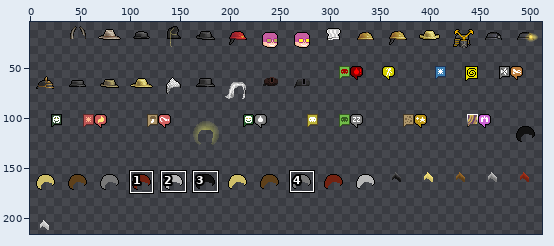
One commit to this sprite sheet: gfx/ChibiUltica/ChibiTall.png. Above, an overview of the earlier version with the close-up marked.
Close-up. Before the commit:
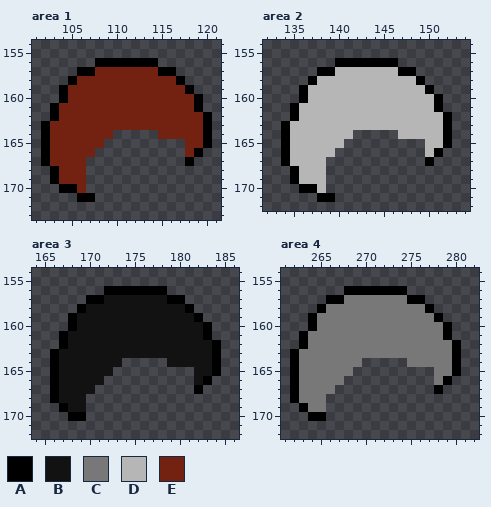
The file is 512x240 pixels. Pixels under 10% opacity are left out. Colours within 5 levels of each other are drawn and written as one. Shown: area 1: x 101..121, y 154..173; area 2: x 132..154, y 154..172; area 3: x 164..186, y 154..172; area 4: x 261..282, y 154..172. The wide view leaves out empty margins. The commit also changed other parts of the picture, which this record leaves out.
Palette (. is transparent): A #000000  B #121212  C #787878  D #b6b6b6  E #732211
Pixels before, area 1, first column x 102:
156 ......AAAAAAA......
157 ....AAEEEEEEEAA....
158 ...AEEEEEEEEEEEA...
159 ..AEEEEEEEEEEEEEA..
160 ..AEEEEEEEEEEEEEEA.
161 .AEEEEEEEEEEEEEEEA.
162 .AEEEEEEEEEEEEEEEEA
163 AEEEEEEEEEEEEEEEEEA
164 AEEEEEEE.....EEEEEA
165 AEEEEEE.........EEA
166 AEEEEE..........EA.
167 AEEEE...........A..
168 .AEEE..............
169 .AEEE..............
170 ..AAE..............
171 ....AA.............
Pixels before, area 2, first column x 134:
156 ......AAAAAAA......
157 ....AADDDDDDDAA....
158 ...ADDDDDDDDDDDA...
159 ..ADDDDDDDDDDDDDA..
160 ..ADDDDDDDDDDDDDDA.
161 .ADDDDDDDDDDDDDDDA.
162 .ADDDDDDDDDDDDDDDDA
163 ADDDDDDDDDDDDDDDDDA
164 ADDDDDDD.....DDDDDA
165 ADDDDDD.........DDA
166 ADDDDD..........DA.
167 ADDDD...........A..
168 .ADDD..............
169 .ADDD..............
170 ..AAD..............
171 ....AA.............
Pixels before, area 3, first column x 166:
156 ......AAAAAAA......
157 ....AABBBBBBBAA....
158 ...ABBBBBBBBBBBA...
159 ..ABBBBBBBBBBBBBA..
160 ..ABBBBBBBBBBBBBBA.
161 .ABBBBBBBBBBBBBBBA.
162 .ABBBBBBBBBBBBBBBBA
163 ABBBBBBBBBBBBBBBBBA
164 ABBBBBBB.....BBBBBA
165 ABBBBBB.........BBA
166 ABBBBB..........BA.
167 ABBBB...........A..
168 ABBB...............
169 .ABB...............
170 ..AA...............
Pixels before, area 4, first column x 262:
156 ......AAAAAAA......
157 ....AACCCCCCCAA....
158 ...ACCCCCCCCCCCA...
159 ..ACCCCCCCCCCCCCA..
160 ..ACCCCCCCCCCCCCCA.
161 .ACCCCCCCCCCCCCCCA.
162 .ACCCCCCCCCCCCCCCCA
163 ACCCCCCCCCCCCCCCCCA
164 ACCCCCCC.....CCCCCA
165 ACCCCCC.........CCA
166 ACCCCC..........CA.
167 ACCCC...........A..
168 ACCC...............
169 .ACC...............
170 ..AA...............
And afterwards:
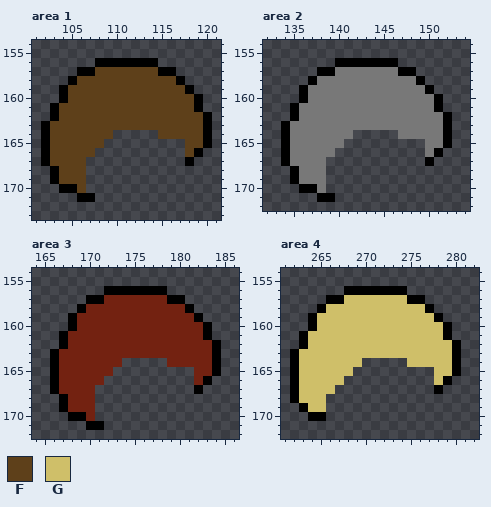
Colours new in this view: F #5e401a  G #cfbf69
From old to new:
Changed rows in their new state; - is an unchanged pixel.
Area 1:
first column x 103:
157 -----FFFFFFF-----
158 ---FFFFFFFFFFF---
159 --FFFFFFFFFFFFF--
160 --FFFFFFFFFFFFFF-
161 -FFFFFFFFFFFFFFF-
162 -FFFFFFFFFFFFFFFF
163 FFFFFFFFFFFFFFFFF
164 FFFFFFF-----FFFFF
165 FFFFFF---------FF
166 FFFFF----------F-
167 FFFF-------------
168 -FFF-------------
169 -FFF-------------
170 ---F-------------
Area 2:
first column x 135:
157 -----CCCCCCC-----
158 ---CCCCCCCCCCC---
159 --CCCCCCCCCCCCC--
160 --CCCCCCCCCCCCCC-
161 -CCCCCCCCCCCCCCC-
162 -CCCCCCCCCCCCCCCC
163 CCCCCCCCCCCCCCCCC
164 CCCCCCC-----CCCCC
165 CCCCCC---------CC
166 CCCCC----------C-
167 CCCC-------------
168 -CCC-------------
169 -CCC-------------
170 ---C-------------
Area 3:
first column x 166:
157 ------EEEEEEE-----
158 ----EEEEEEEEEEE---
159 ---EEEEEEEEEEEEE--
160 ---EEEEEEEEEEEEEE-
161 --EEEEEEEEEEEEEEE-
162 --EEEEEEEEEEEEEEEE
163 -EEEEEEEEEEEEEEEEE
164 -EEEEEEE-----EEEEE
165 -EEEEEE---------EE
166 -EEEEE----------E-
167 -EEEE-------------
168 .AEEE-------------
169 --EEE-------------
170 ----E-------------
171 ----AA------------
Area 4:
first column x 263:
157 -----GGGGGGG-----
158 ---GGGGGGGGGGG---
159 --GGGGGGGGGGGGG--
160 --GGGGGGGGGGGGGG-
161 -GGGGGGGGGGGGGGG-
162 -GGGGGGGGGGGGGGGG
163 GGGGGGGGGGGGGGGGG
164 GGGGGGG-----GGGGG
165 GGGGGG---------GG
166 GGGGG----------G-
167 GGGG-------------
168 GGG--------------
169 -GG--------------
Changed places in both close-ups, as pixel boxes (x1, y1, x2, y2):
changed: (50, 67, 203, 193)
changed: (290, 67, 443, 193)
changed: (50, 295, 212, 430)
changed: (299, 295, 452, 412)
